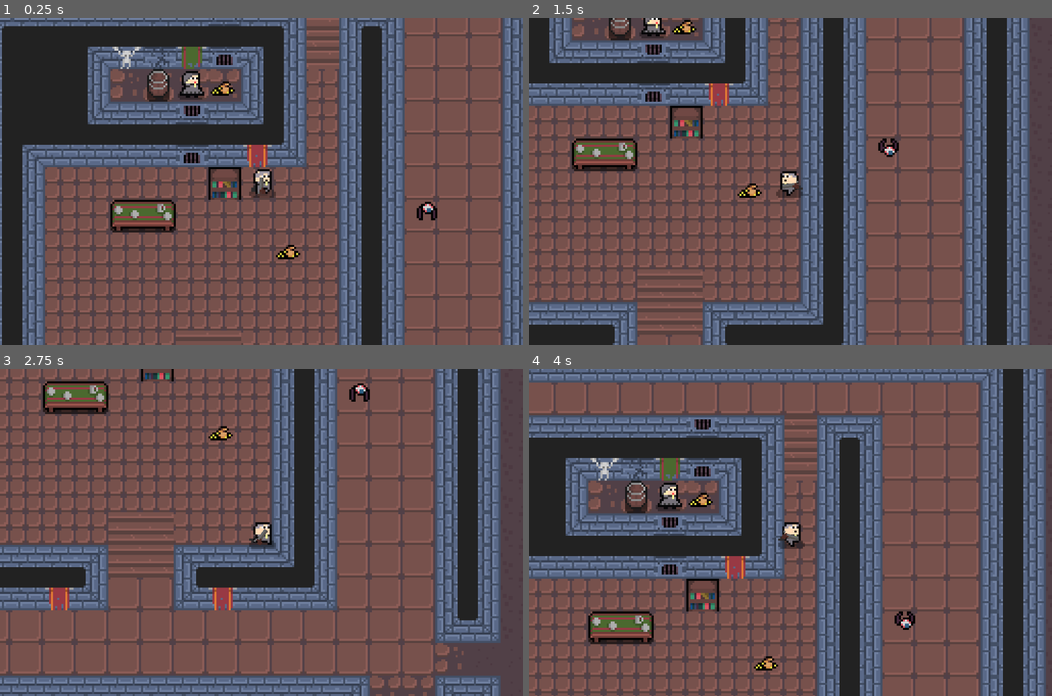
Above: before the commit, frames 1-4 (two rows, left to right).
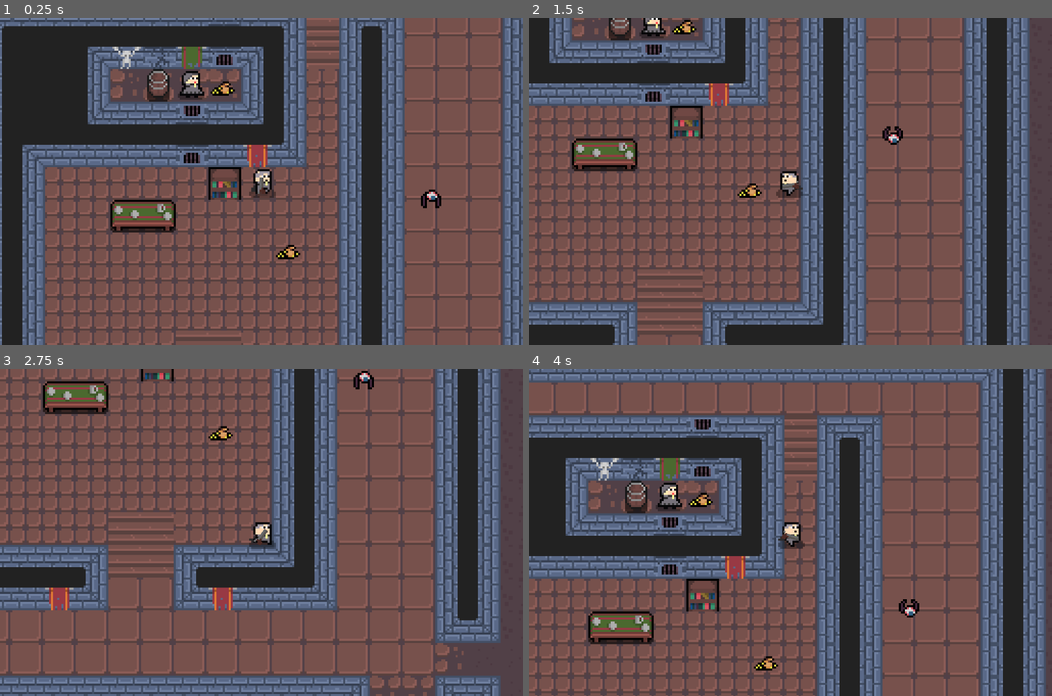
Above: after the commit, the same moments.

Repository: KrogSith/Holy_Quest
Game: Godot game, scene res://Scenes/Levels/dev_scene.tscn
The game is run twice, just before and just after one commit, with the same random seed, the same clock (stepped at 60 frames per second) and the same inputs.
Inputs (mouse positions are in pixels of both pictures, inside the frame that each line leads up to):
- Up to frame 1 (0.25 s): no input
- Up to frame 2 (1.5 s): move the mouse to (905, 165) at 0.52 s; hold D (move_right) 0.53-1.28 s; click (905, 165) at 0.6 s; move the mouse to (685, 197) at 1.27 s; hold S (move_down) from 1.28 s (still down); click (685, 197) at 1.35 s
- Up to frame 3 (2.75 s): move the mouse to (313, 460) at 2.02 s; release S (move_down) at 2.03 s; hold D (move_right) from 2.03 s (still down); click (313, 460) at 2.1 s
- Up to frame 4 (4 s): move the mouse to (764, 597) at 2.77 s; release D (move_right) at 2.78 s; hold W (move_up) 2.78-3.53 s; click (764, 597) at 2.85 s; move the mouse to (947, 581) at 3.52 s; hold A (move_left) from 3.53 s (still down); click (947, 581) at 3.6 s

The runs differ from the first frame. In frame 1, 0.3% of the frame differs, in the area x 79-85%, y 52-62%; in frame 2, 0.3%; in frame 3, 0.3%, in the area x 66-72%, y 0-10%; in frame 4, 0.3%.

Commit message:
First Commit
First commit with basic AI and basic weapon system

Diff:
--- a/Scenes/Levels/dev_scene.tscn
+++ b/Scenes/Levels/dev_scene.tscn
@@ -80,7 +80,7 @@
 metadata/_edit_lock_ = true
 
 [node name="Enemy_Bat" parent="." node_paths=PackedStringArray("player") instance=ExtResource("4_7j5j6")]
-position = Vector2(2331, 581)
+position = Vector2(2333, 575)
 player = NodePath("../Player")
 
 [node name="Player" parent="." instance=ExtResource("2_biuah")]
